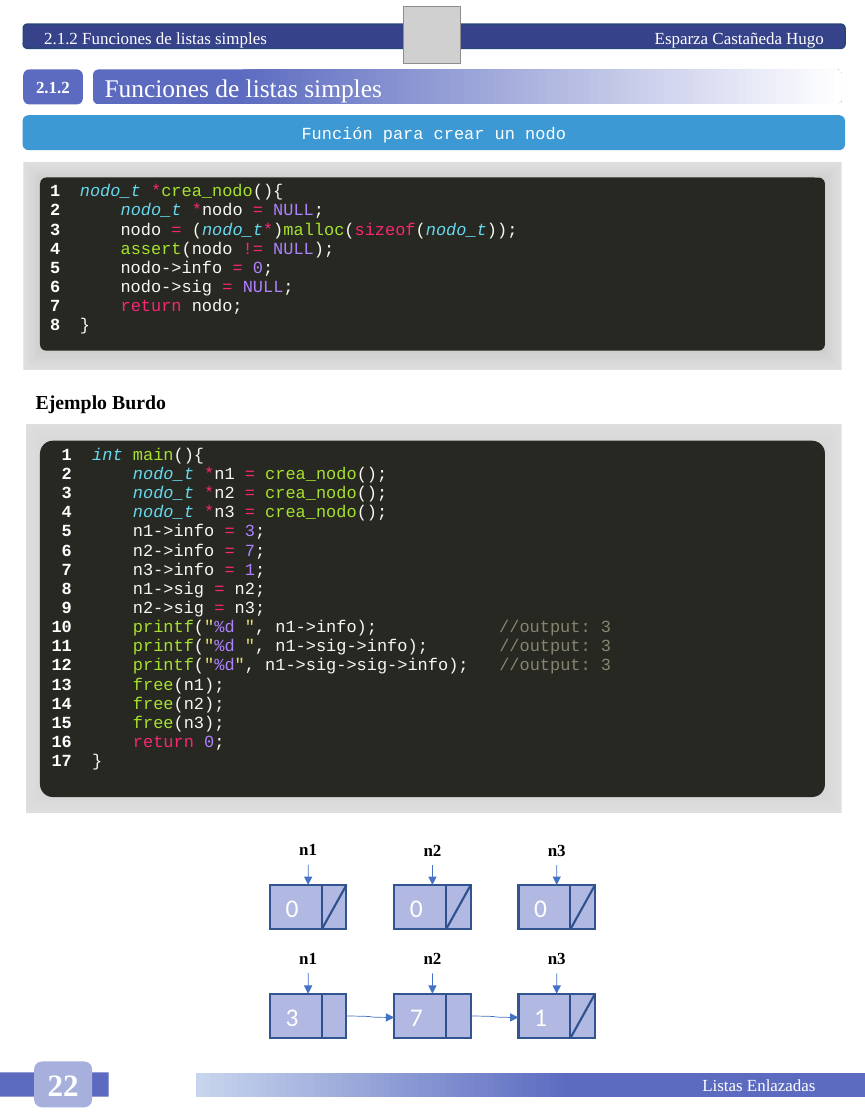
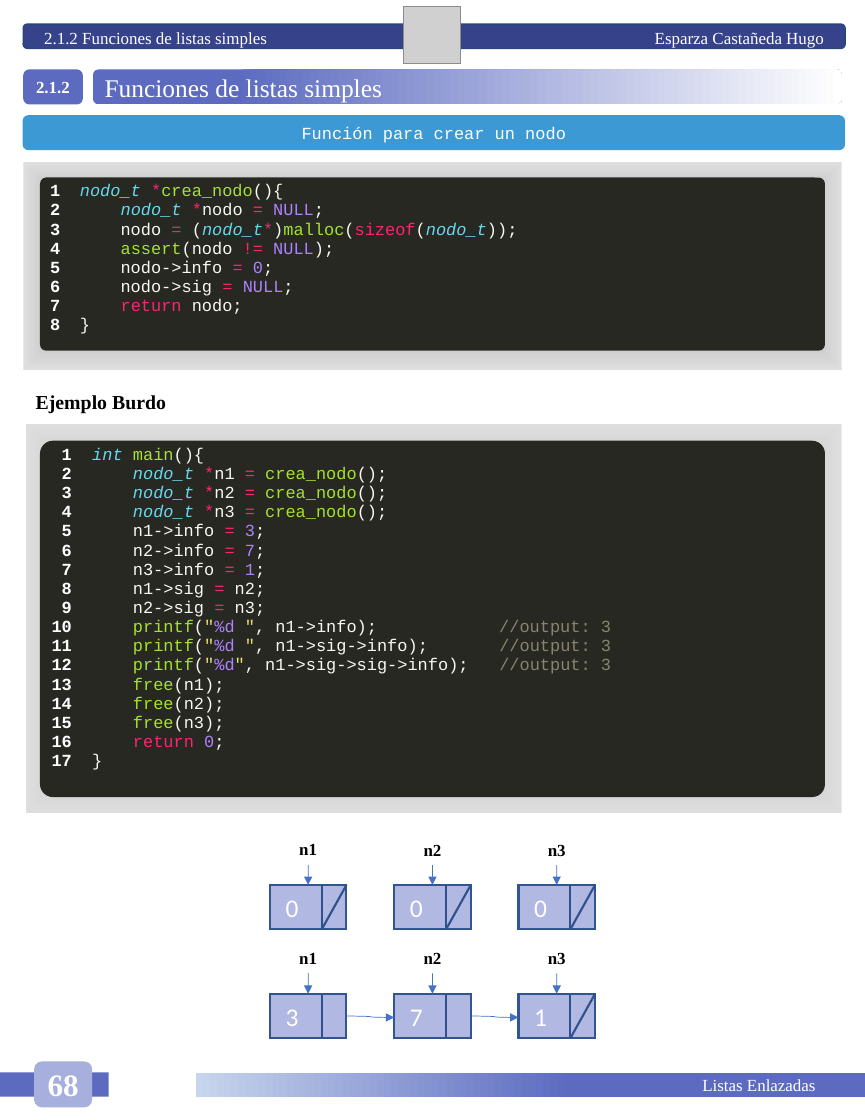
Before and after one commit to HugoEsparzaC/Libreta-Estructuras-II, a slide deck: slide 74 of Libreta Estructuras de Datos II.pptx (slide 53 before the commit). Drawn at 865x1120 pixels with LibreOffice and Linux fonts; fonts in the diff are those of the drawing; grey boxes stand for pictures. Boxes give left, top, right and bottom in pixels: in the first picture for what was removed or moved away, otherwise in the second. Text is boxed around its words. In the diff, an @@ line names an element or a change of style, - is before the commit and + after.

```diff
--- a/Libreta Estructuras de Datos II.pptx
+++ b/Libreta Estructuras de Datos II.pptx
@@ text in rounded rectangle at (48, 1075, 79, 1096): text changed @@
-22
+68
```
Also in this commit, not shown: 15 other slides changed, 21 slides added, 1 slide removed, 1 other file.
